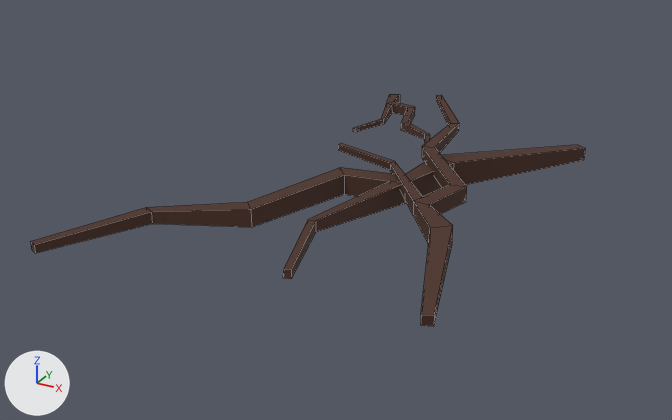
Before and after pictures for a commit that changed the FBX model Assets/Models/terrain/winter_forest/flora/winter_flora_4.fbx.
The view is the same before and after, from a 50 mm lens placed at (5.22, -11.8, 5.12), pointed at (-0.67, -1.1, -0.23). The axes (+X, +Y, +Z) are drawn at lower left. The lights are the same throughout. Mesh edges are drawn as thin lines.

Names of what the first picture shows: 'winter_flora_4'.
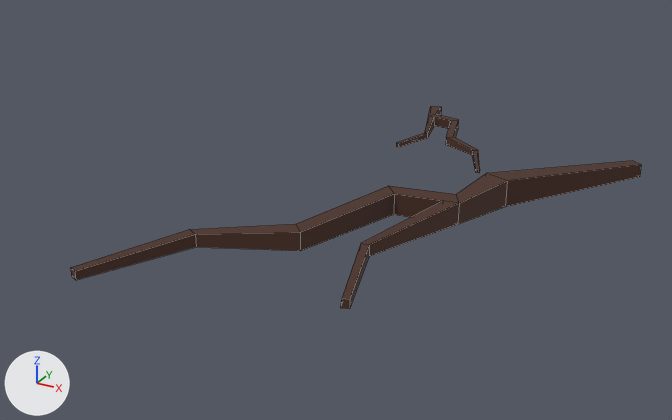
The change, as a diff of the scene's bpy script:
```diff
--- a/Assets/Models/terrain/winter_forest/flora/winter_flora_4.fbx.py
+++ b/Assets/Models/terrain/winter_forest/flora/winter_flora_4.fbx.py
@@ me_cube @@
 me_cube.from_pydata(...)  # 110 vertices, 101 faces; spans x -331.0..195.0, y -31.0..53.0, z -329.0..437.0
 # used by ob_winter_flora_4; location = (0.0, 0.0, 0.0); rotation_euler = (1.571, 0.0, 0.0), in degrees (90, 0, 0); scale = (0.01, 0.01, 0.01)
+# me_cube part 1: the loose piece of 38 vertices spanning x -331.0..195.0, y -25.0..15.0, z -251.0..437.0 is scaled about the mesh origin by 0.01
+# me_cube part 2: the loose piece of 34 vertices spanning x -191.0..-10.0, y -1.0..18.0, z -329.0..-87.0 is scaled about the mesh origin by 0.01
+# me_cube part 3: the loose piece of 38 vertices spanning x -129.0..180.0, y -31.0..53.0, z -255.0..334.0 is deleted
 me_cube.materials.append(mat_winter_flora_4)
@@ ob_winter_flora_4 @@
 ob_winter_flora_4.rotation_euler = (1.571, 0.0, 0.0)  # degrees (90, 0, 0)
-ob_winter_flora_4.scale = (0.01, 0.01, 0.01)
```

What differs and where, as boxes [x1, y1, x2, y2] in the pictures (672 x 420 px; the box of a moved part takes in the faces that stretch with it):
'winter_flora_4', reshaped, rescaled (12% shorter): before [30, 94, 585, 326]; after [71, 106, 641, 309]
part 1 of me_cube, moved or reshaped: before [30, 145, 585, 279]; after [71, 161, 641, 309]
part 2 of me_cube, moved or reshaped: before [353, 94, 430, 143]; after [396, 106, 480, 173]
part 3 of me_cube, deleted (brown): before [338, 95, 467, 326]
